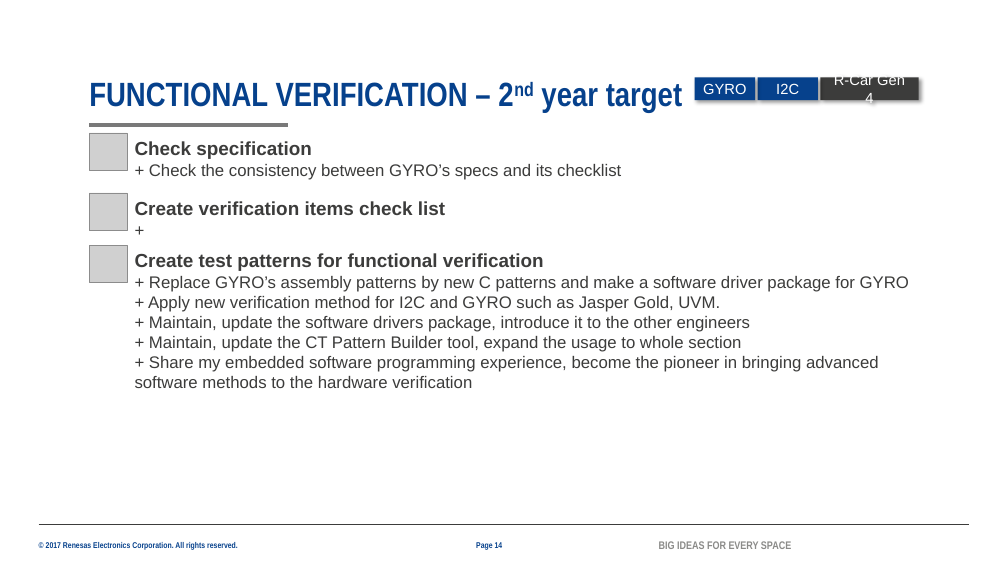
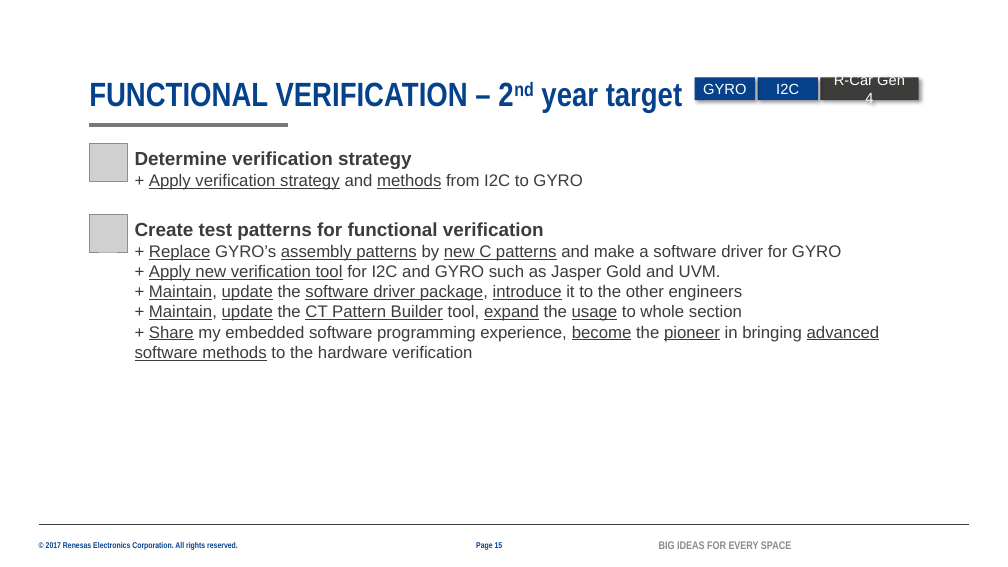
Before and after one commit to lesyhau/bridge, a slide deck: slide 15 of 2082_HauSyLe_PER_MentorMentee_26G.pptx (slide 14 before the commit). Drawn at 1008x567 pixels with LibreOffice and Linux fonts; fonts in the diff are those of the drawing; grey boxes stand for pictures; background and template pictures are left out. Boxes give left, top, right and bottom in pixels: in the first picture for what was removed or moved away, otherwise in the second. Text is boxed around its words. In the diff, an @@ line names an element or a change of style, - is before the commit and + after.

```diff
--- a/2082_HauSyLe_PER_MentorMentee_26G.pptx
+++ b/2082_HauSyLe_PER_MentorMentee_26G.pptx
@@ picture: place and size @@
-picture at [89, 133, 127, 171]
+picture at [89, 144, 127, 181]
@@ text removed at [135, 141, 621, 180] @@
-Check specification
-+ Check the consistency between GYRO’s specs and its checklist
@@ text added at [135, 151, 582, 190], 16 pt, text #3C3C3B @@
+Determine verification strategy
++ Apply verification strategy and methods from I2C to GYRO
@@ picture removed at [89, 193, 127, 231] @@
@@ text removed at [135, 201, 445, 215] @@
-Create verification items check list
-+
@@ picture: place and size @@
-picture at [89, 245, 127, 283]
+picture at [89, 214, 127, 252]
@@ text "Create test patterns for functional ...": place and size @@
-text "Create test patterns for functional ..." at [135, 253, 909, 388]
+text "Create test patterns for functional ..." at [135, 222, 880, 361]
@@ text at [149, 245, 841, 301]: text changed @@
-+ Replace GYRO’s assembly patterns by new C patterns and make a software driver package for GYRO
-+ Apply new verification method for I2C and GYRO such as Jasper Gold, UVM.
-+ Maintain, update the software drivers package, introduce it to the other engineers
++ Replace GYRO’s assembly patterns by new C patterns and make a software driver for GYRO
++ Apply new verification tool for I2C and GYRO such as Jasper Gold and UVM.
++ Maintain, update the software driver package, introduce it to the other engineers
@@ text at [135, 305, 880, 361]: underline on in "Maintain, update CT Pattern Builder expand usage", "Share become pioneer advanced software methods" @@
```
Also in this commit, not shown: 11 other slides changed, 2 slides added, 1 slide removed, 1 other file.
